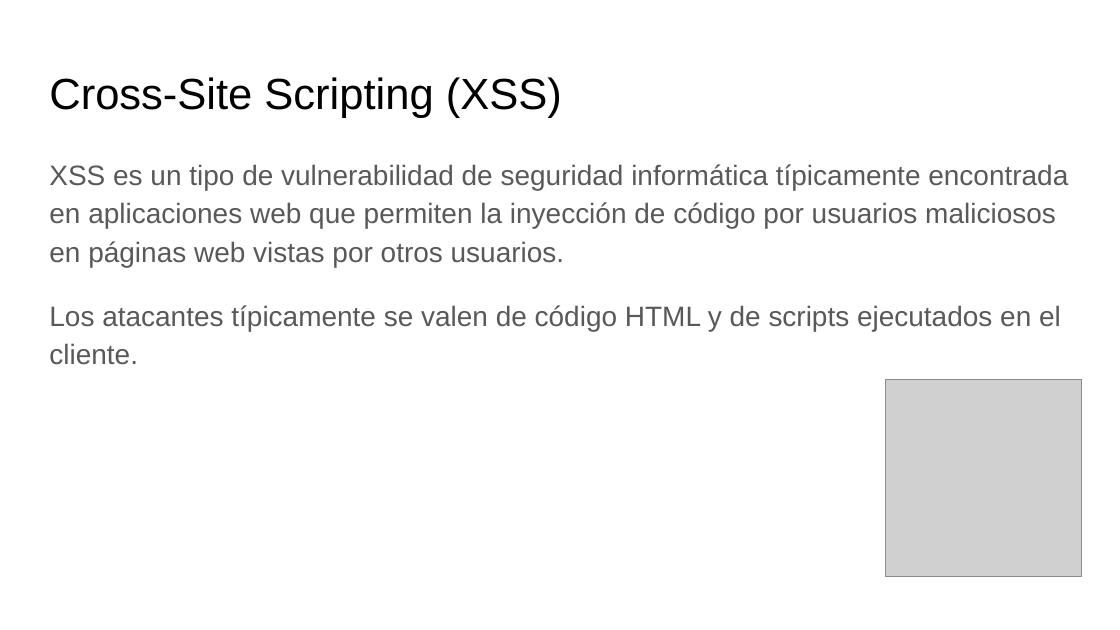
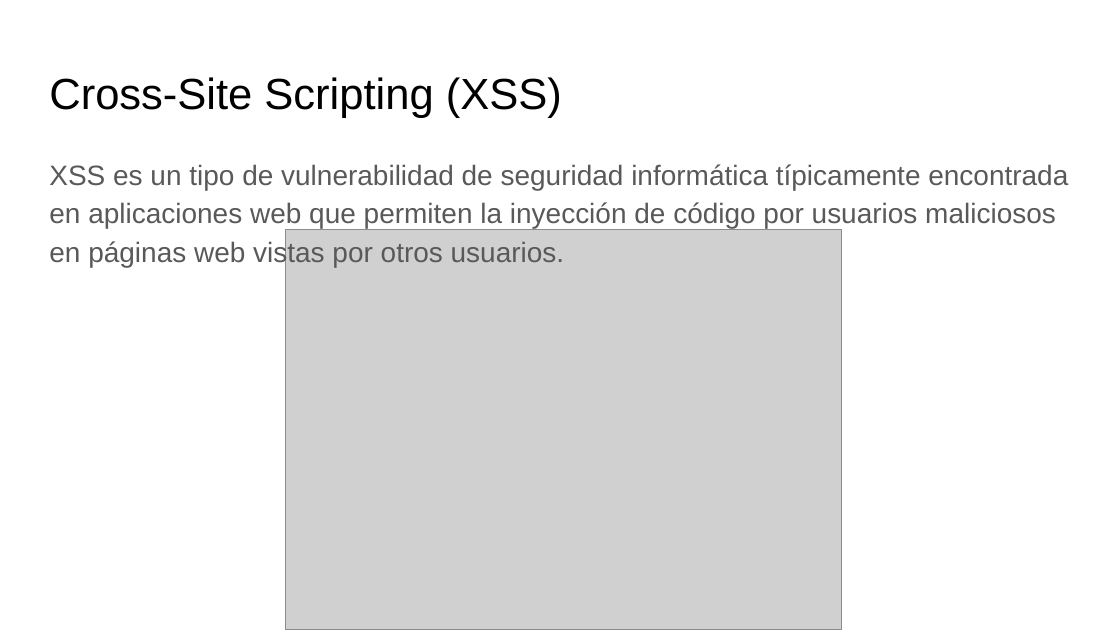
Before and after one commit to AshWilliams/Seguridad.Net, a slide deck: slide 7 of Seguridad_de_aplicaciones_web.pptx (slide 14 before the commit). Drawn at 1120x630 pixels with LibreOffice and Linux fonts; fonts in the diff are those of the drawing; grey boxes stand for pictures. Boxes give left, top, right and bottom in pixels: in the first picture for what was removed or moved away, otherwise in the second. Text is boxed around its words. In the diff, an @@ line names an element or a change of style, - is before the commit and + after.

```diff
--- a/Seguridad_de_aplicaciones_web.pptx
+++ b/Seguridad_de_aplicaciones_web.pptx
@@ picture added at box(286, 230, 842, 630) @@
@@ text at box(49, 305, 1061, 365): paragraph removed @@
-Los atacantes típicamente se valen de código HTML y de scripts ejecutados en el cliente.
@@ picture removed at box(885, 380, 1082, 577) @@
```
Also in this commit, not shown: 5 other slides changed, 10 slides added, 16 slides removed, 2 other files.
